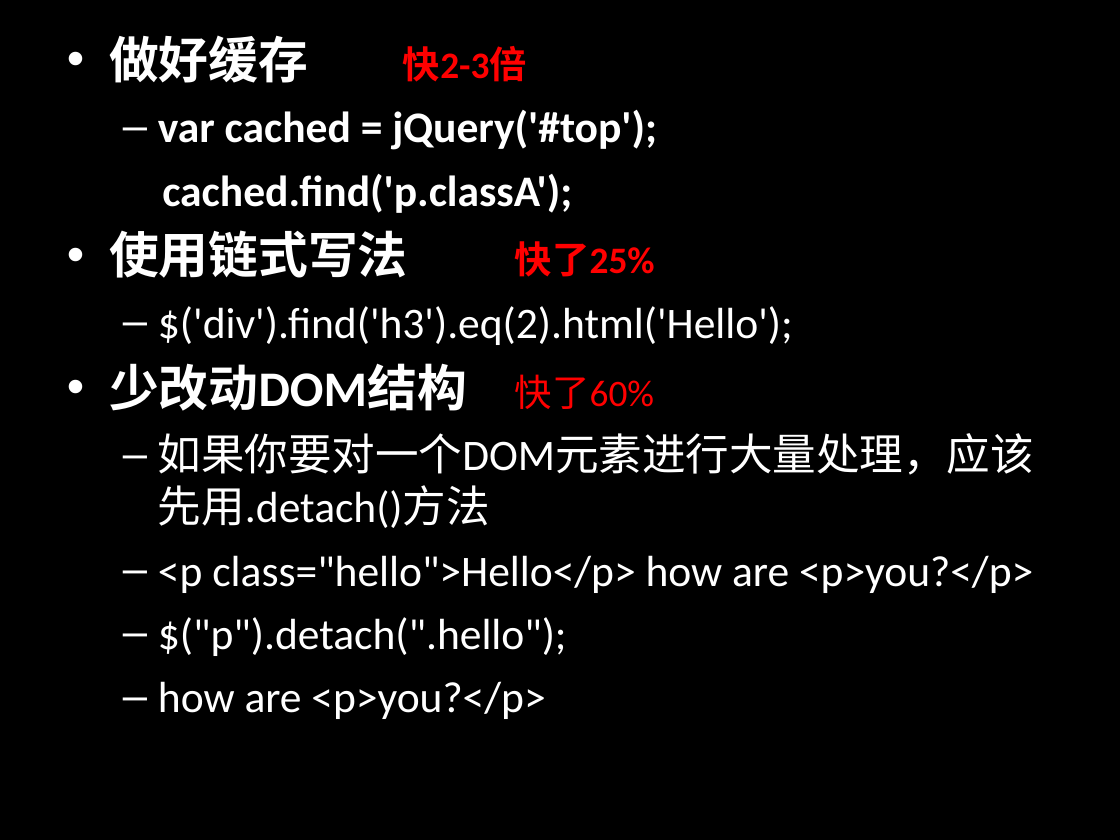
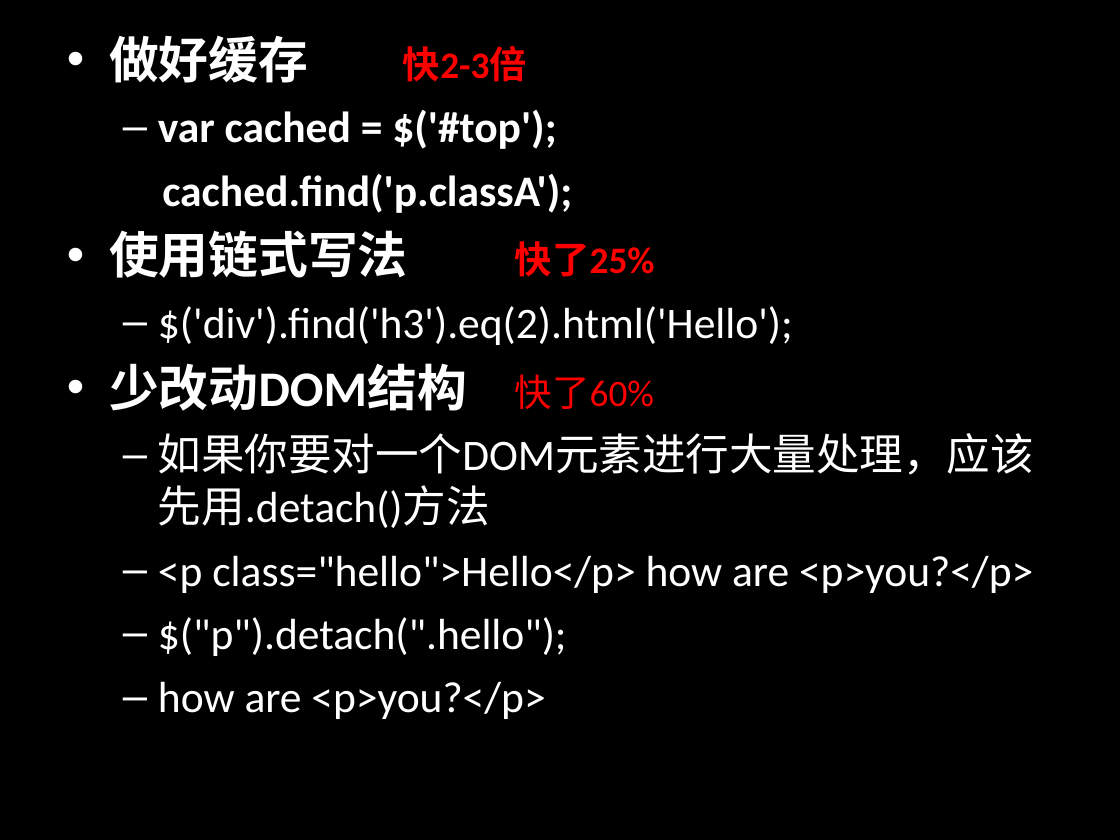
Before and after one commit to jianganglu/share-jquery-basic, a slide deck: slide 35 of jQuery基础应用.ppt. Drawn at 1120x840 pixels with LibreOffice and Linux fonts; fonts in the diff are those of the drawing. Boxes give left, top, right and bottom in pixels: in the first picture for what was removed or moved away, otherwise in the second. Text is boxed around its words. In the diff, an @@ line names an element or a change of style, - is before the commit and + after.

```diff
--- a/jQuery基础应用.ppt
+++ b/jQuery基础应用.ppt
@@ text at [158, 110, 556, 149]: text changed @@
-  – var cached = jQuery('#top');
+  – var cached = $('#top');
```
Also in this commit, not shown: 2 other slides changed, 1 slide added, 9 other files.
